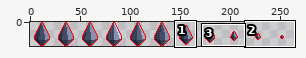
Sprite sheet -- res/image/coinLarge.png. The picture above shows the old version from afar; the outline marks the close-up.
Close-up. The starting point:
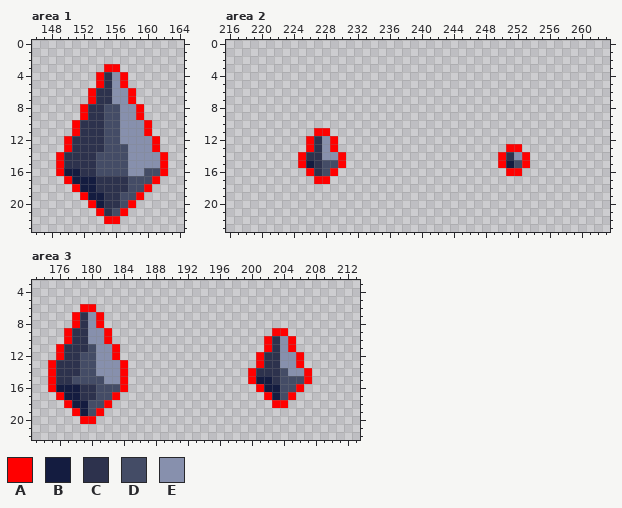
The file is 264x24 pixels. Shown: area 1: x 146..164, y 0..23; area 2: x 216..263, y 0..23; area 3: x 173..213, y 3..22.
Palette (. is transparent): A #ff0000  B #141c40  C #2d324d  D #444c66  E #8790ad
Pixels before, area 1, first column x 149:
 3 ......AA......
 4 .....ACEA.....
 5 .....ACEA.....
 6 ....ACCEEA....
 7 ....ACCEEA....
 8 ...ACCDDEEA...
 9 ...ACCDDEEA...
10 ..ACCCDDEEEA..
11 ..ACCCDDEEEA..
12 .ACCCCDDEEEEA.
13 .ACCCCDDDEEEA.
14 ACCCCDDDDEEEEA
15 ACCCCDDDDEEEEA
16 ABBCCDDDDEEDDA
17 .ABBBCCCCDDDA.
18 ..ABBCCCCDDA..
19 ...ABBCCDDA...
20 ....ABCCDA....
21 .....ACDA.....
22 ......AA......
Pixels before, area 2, first column x 225:
11 ..AA.........................
12 .ACEA........................
13 .ACEA.....................AA.
14 ACCEEA...................ACEA
15 ABCDDA...................ABDA
16 .ACDA.....................AA.
17 ..AA.........................
Pixels before, area 3, first column x 175:
 6 ....AA...........................
 7 ...ACEA..........................
 8 ...ACEA..........................
 9 ..ACCEEA....................AA...
10 ..ACCEEA...................ACEA..
11 .ACCCDEEA..................ACEA..
12 .ACCDDEEA.................ACCEEA.
13 ACCCDDEEEA................ACCEEA.
14 ACCCDDEEEA...............ACCCDEEA
15 ACCDDDDEEA...............ABBCDDDA
16 ABBBCCDDDA................ABBDDA.
17 .ABBCCDDA..................ABDA..
18 ..ABBDDA....................AA...
19 ...ABDA..........................
20 ....AA...........................
The same view after the edit:
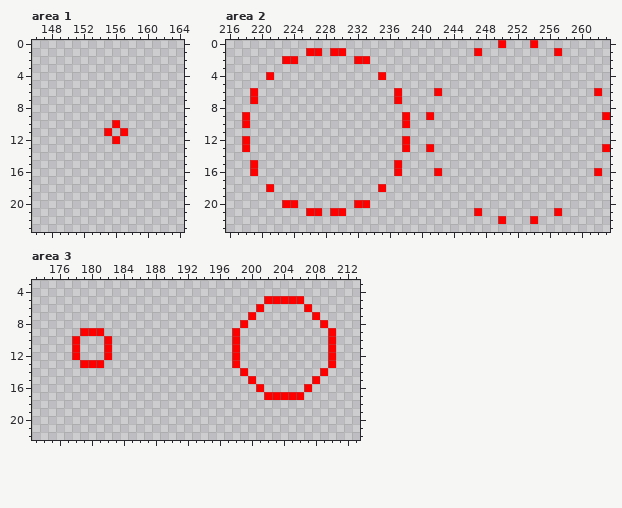
The exact change:
Area 1:
y 3: x 155..156 AA -> ..
y 4..5: x 154..157 ACEA -> ....
y 6..7: x 153..158 ACCEEA -> ......
y 8..9: x 152..159 ACCDDEEA -> ........
y 10: x 151..160 ACCCDDEEEA -> .....A....
y 11: x 151..160 ACCCDDEEEA -> ....A.A...
y 12: x 150..161 ACCCCDDEEEEA -> ......A.....
y 13: x 150..161 ACCCCDDDEEEA -> ............
y 14..15: x 149..162 ACCCCDDDDEEEEA -> ..............
y 16: x 149..162 ABBCCDDDDEEDDA -> ..............
y 17: x 150..161 ABBBCCCCDDDA -> ............
y 18: x 151..160 ABBCCCCDDA -> ..........
y 19: x 152..159 ABBCCDDA -> ........
y 20: x 153..158 ABCCDA -> ......
y 21: x 154..157 ACDA -> ....
y 22: x 155..156 AA -> ..
Area 2:
y 0: x 250 . -> A; x 254 . -> A
y 1: x 226..227 .. -> AA; x 229..230 .. -> AA; x 247 . -> A; x 257 . -> A
y 2: x 223..224 .. -> AA; x 232..233 .. -> AA
y 4: x 221 . -> A; x 235 . -> A
y 6: x 219 . -> A; x 237 . -> A; x 242 . -> A; x 262 . -> A
y 7: x 219 . -> A; x 237 . -> A
y 9: x 218 . -> A; x 238 . -> A; x 241 . -> A; x 263 . -> A
y 10: x 218 . -> A; x 238 . -> A
y 11: x 227..228 AA -> ..
y 12: x 218 . -> A; x 226..229 ACEA -> ....; x 238 . -> A
y 13: x 218 . -> A; x 226..229 ACEA -> ....; x 238 . -> A; x 241 . -> A; x 251..252 AA -> ..; x 263 . -> A
y 14: x 225..230 ACCEEA -> ......; x 250..253 ACEA -> ....
y 15: x 219 . -> A; x 225..230 ABCDDA -> ......; x 237 . -> A; x 250..253 ABDA -> ....
y 16: x 219 . -> A; x 226..229 ACDA -> ....; x 237 . -> A; x 242 . -> A; x 251..252 AA -> ..; x 262 . -> A
y 17: x 227..228 AA -> ..
y 18: x 221 . -> A; x 235 . -> A
y 20: x 223..224 .. -> AA; x 232..233 .. -> AA
y 21: x 226..227 .. -> AA; x 229..230 .. -> AA; x 247 . -> A; x 257 . -> A
y 22: x 250 . -> A; x 254 . -> A
Area 3:
y 5: x 202..206 ..... -> AAAAA
y 6: x 179..180 AA -> ..; x 201 . -> A; x 207 . -> A
y 7: x 178..181 ACEA -> ....; x 200 . -> A; x 208 . -> A
y 8: x 178..181 ACEA -> ....; x 199 . -> A; x 209 . -> A
y 9: x 177..182 ACCEEA -> ..AAA.; x 198 . -> A; x 203..204 AA -> ..; x 210 . -> A
y 10: x 177..181 ACCEE -> .A...; x 198 . -> A; x 202..205 ACEA -> ....; x 210 . -> A
y 11: x 176..183 ACCCDEEA -> ..A...A.; x 198 . -> A; x 202..205 ACEA -> ....; x 210 . -> A
y 12: x 176..183 ACCDDEEA -> ..A...A.; x 198 . -> A; x 201..206 ACCEEA -> ......; x 210 . -> A
y 13: x 175..184 ACCCDDEEEA -> ....AAA...; x 198 . -> A; x 201..206 ACCEEA -> ......; x 210 . -> A
y 14: x 175..184 ACCCDDEEEA -> ..........; x 199..207 .ACCCDEEA -> A........; x 209 . -> A
y 15: x 175..184 ACCDDDDEEA -> ..........; x 201..208 BBCDDDA. -> .......A
y 16: x 175..184 ABBBCCDDDA -> ..........; x 202..207 BBDDA. -> .....A
y 17: x 176..183 ABBCCDDA -> ........; x 203..204 BD -> AA; x 206 . -> A
y 18: x 177..182 ABBDDA -> ......; x 203..204 AA -> ..
y 19: x 178..181 ABDA -> ....
y 20: x 179..180 AA -> ..
Where, in picture pixels (left, top, right, bottom), the same in both close-ups:
changed: (56, 64, 168, 224)
added: (474, 40, 562, 56)
changed: (242, 48, 442, 216)
added: (594, 88, 610, 176)
erased: (498, 144, 530, 176)
added: (474, 208, 562, 224)
changed: (232, 296, 336, 408)
changed: (48, 304, 128, 424)
